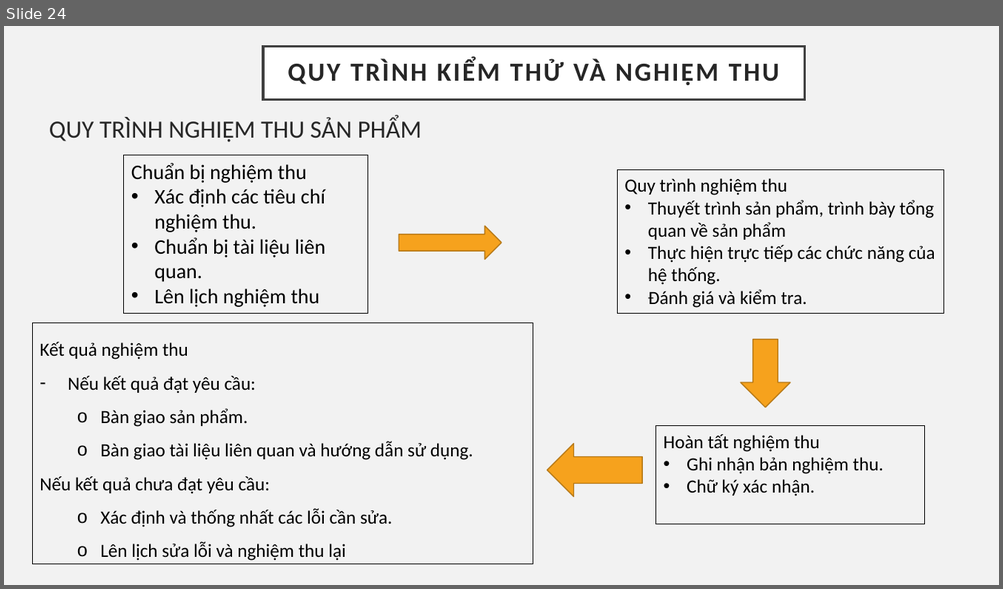
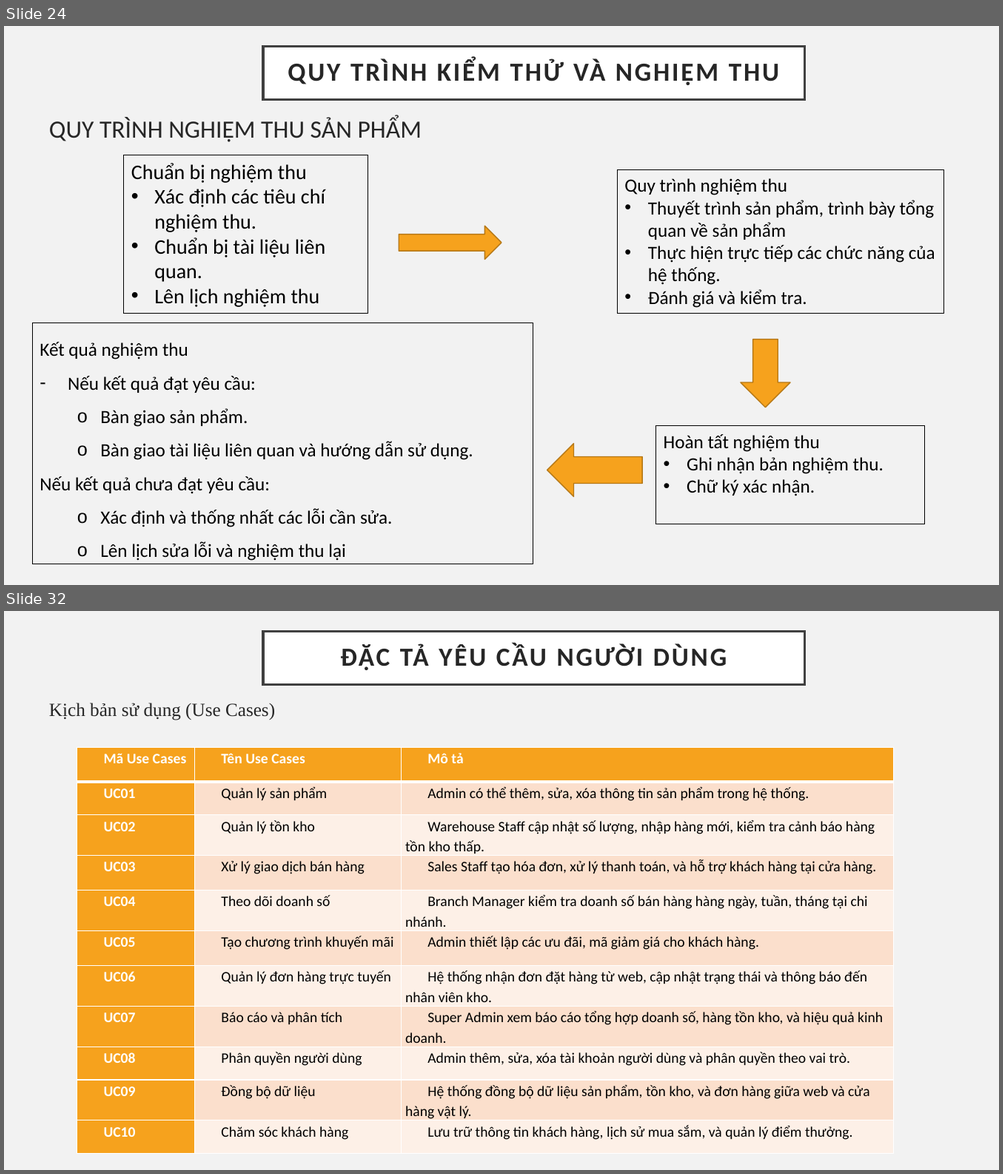
Before and after one commit to Tranngocphuc2003/BTL-CNPM, a slide deck: BTL Công nghệ phần mềm.pptx. Shown one above the other, each under a label of ours: slide 24 before the commit, slides 24 and 32 after it; the slides between them are not shown. The pictures are 1003x589 and 1003x1174 pixels, drawn with LibreOffice and Linux fonts; fonts in the diff are those of the drawing. Boxes give left, top, right and bottom in pixels: in the first picture for what was removed or moved away, otherwise in the second. Text is boxed around its words. In the diff, an @@ line names an element or a change of style, - is before the commit and + after.

```diff
--- a/BTL Công nghệ phần mềm.pptx
+++ b/BTL Công nghệ phần mềm.pptx
@@ slide 32 added at [4, 611, 999, 1170], background #F2F2F2 @@
@@ title added at [263, 631, 805, 684], fill #FFFFFF, outline #404040 2.5 pt, 25.2 pt, text #262626, bold @@
+ĐẶC TẢ YÊU CẦU NGƯỜI DÙNG
@@ text added at [49, 703, 275, 721], 18 pt, text #262626 @@
+Kịch bản sử dụng (Use Cases)
@@ table added at [77, 748, 894, 1147], 11 rows, 3 columns @@
+Mã Use Cases | Tên Use Cases | Mô tả
+UC01 | Quản lý sản phẩm | Admin có thể thêm, sửa, xóa thông tin sản phẩm trong hệ thống.
+UC02 | Quản lý tồn kho | Warehouse Staff cập nhật số lượng, nhập hàng mới, kiểm tra cảnh báo hàng tồn kho thấp.
+UC03 | Xử lý giao dịch bán hàng | Sales Staff tạo hóa đơn, xử lý thanh toán, và hỗ trợ khách hàng tại cửa hàng.
+UC04 | Theo dõi doanh số | Branch Manager kiểm tra doanh số bán hàng hàng ngày, tuần, tháng tại chi nhánh.
+UC05 | Tạo chương trình khuyến mãi | Admin thiết lập các ưu đãi, mã giảm giá cho khách hàng.
+UC06 | Quản lý đơn hàng trực tuyến | Hệ thống nhận đơn đặt hàng từ web, cập nhật trạng thái và thông báo đến nhân viên kho.
+UC07 | Báo cáo và phân tích | Super Admin xem báo cáo tổng hợp doanh số, hàng tồn kho, và hiệu quả kinh doanh.
+UC08 | Phân quyền người dùng | Admin thêm, sửa, xóa tài khoản người dùng và phân quyền theo vai trò.
+UC09 | Đồng bộ dữ liệu | Hệ thống đồng bộ dữ liệu sản phẩm, tồn kho, và đơn hàng giữa web và cửa hàng vật lý.
+UC10 | Chăm sóc khách hàng | Lưu trữ thông tin khách hàng, lịch sử mua sắm, và quản lý điểm thưởng.
```
Also in this commit, not shown: 26 other slides added, 2 other files.
